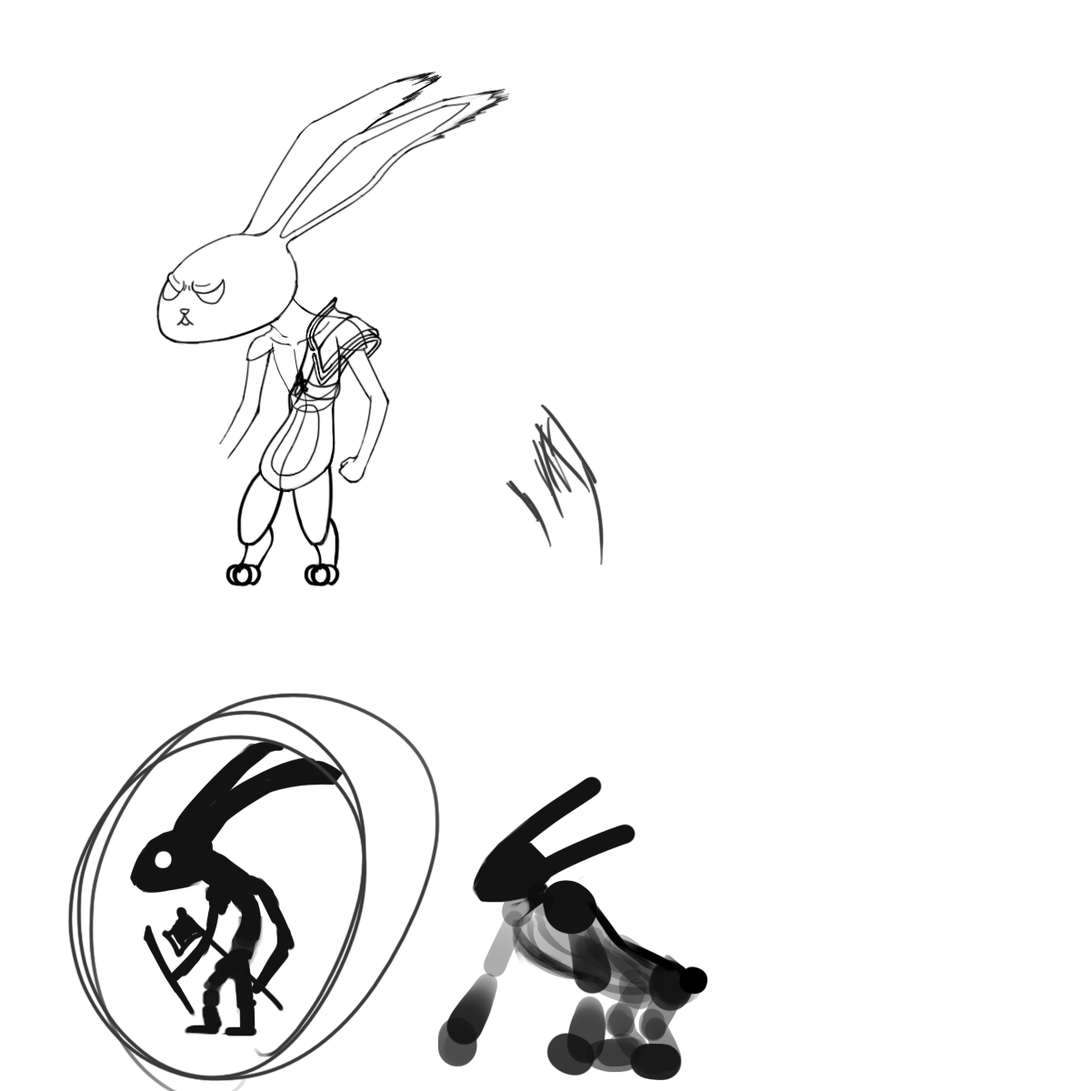
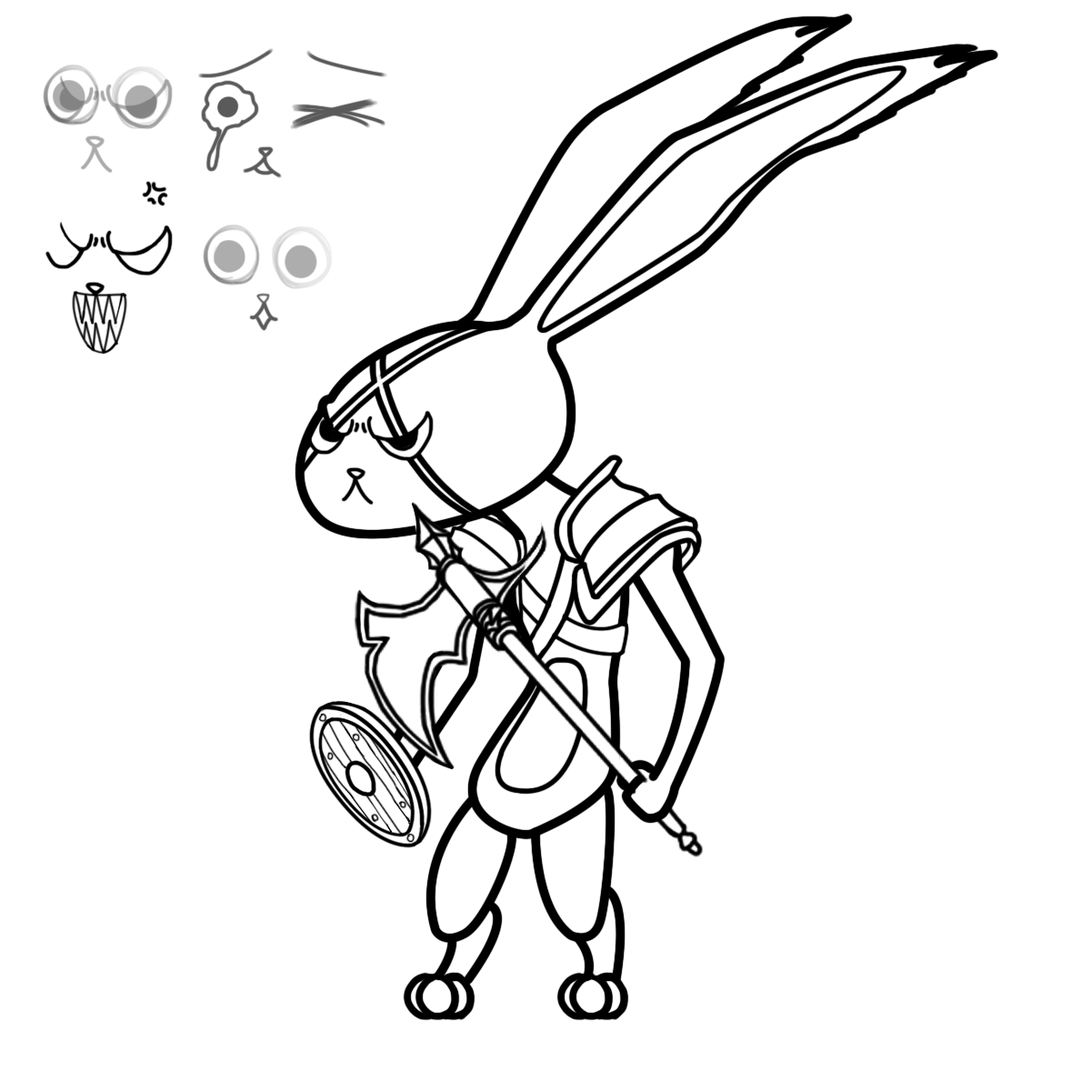
The second 1091px x 1091px image is a revision of the first. Changes to its layers:
added group "Group 2 copy 2" with 11 layers above "Group 2 copy" over bbox(42, 12, 1000, 1022)
added layer "방패" (1st of 2, in "Group 2 copy 2") in group "Group 2 copy 2" over bbox(309, 700, 433, 849)
added layer "어깨방어구" (1st of 2, in "Group 2 copy 2") in group "Group 2 copy 2" over bbox(432, 453, 704, 664)
added layer "발2" (1st of 2, in "Group 2 copy 2") in group "Group 2 copy 2" over bbox(556, 972, 630, 1022)
added layer "발1" (1st of 2, in "Group 2 copy 2") in group "Group 2 copy 2" over bbox(402, 972, 476, 1022)
added layer "Layer 19" in group "Group 2 copy 2" over bbox(42, 47, 389, 443)
added layer "표정 copy 2" in group "Group 2 copy 2" over bbox(44, 180, 173, 355)
added layer "표정 copy" (33%) in group "Group 2 copy 2" over bbox(44, 70, 173, 174)
added layer "표정" (1st of 2, in "Group 2 copy 2") in group "Group 2 copy 2" over bbox(305, 402, 434, 506)
added layer "흉터" (1st of 2, in "Group 2 copy 2") in group "Group 2 copy 2" over bbox(300, 321, 508, 520)
added layer "도끼" (1st of 2, in "Group 2 copy 2") in group "Group 2 copy 2" over bbox(354, 501, 704, 858)
added layer "몸통" (1st of 2, in "Group 2 copy 2") in group "Group 2 copy 2" over bbox(294, 12, 1000, 986)
removed layer "Layer 10" over bbox(270, 295, 383, 478)
"Layer 9": opacity 100% → 39%, moved it into group "Group 1", painted on it over bbox(156, 70, 725, 1022)
hid "Layer 3" over bbox(67, 403, 709, 1091)
